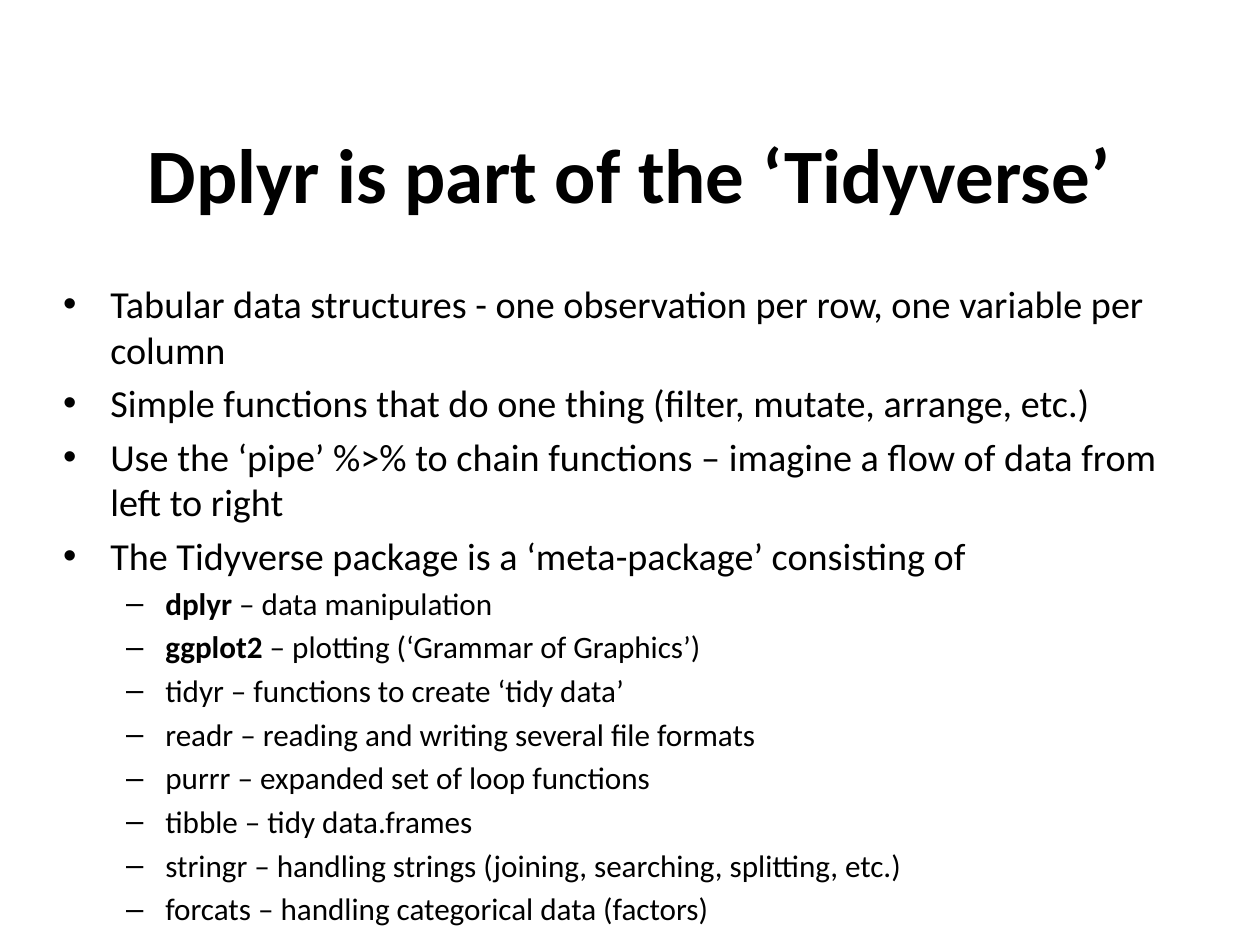
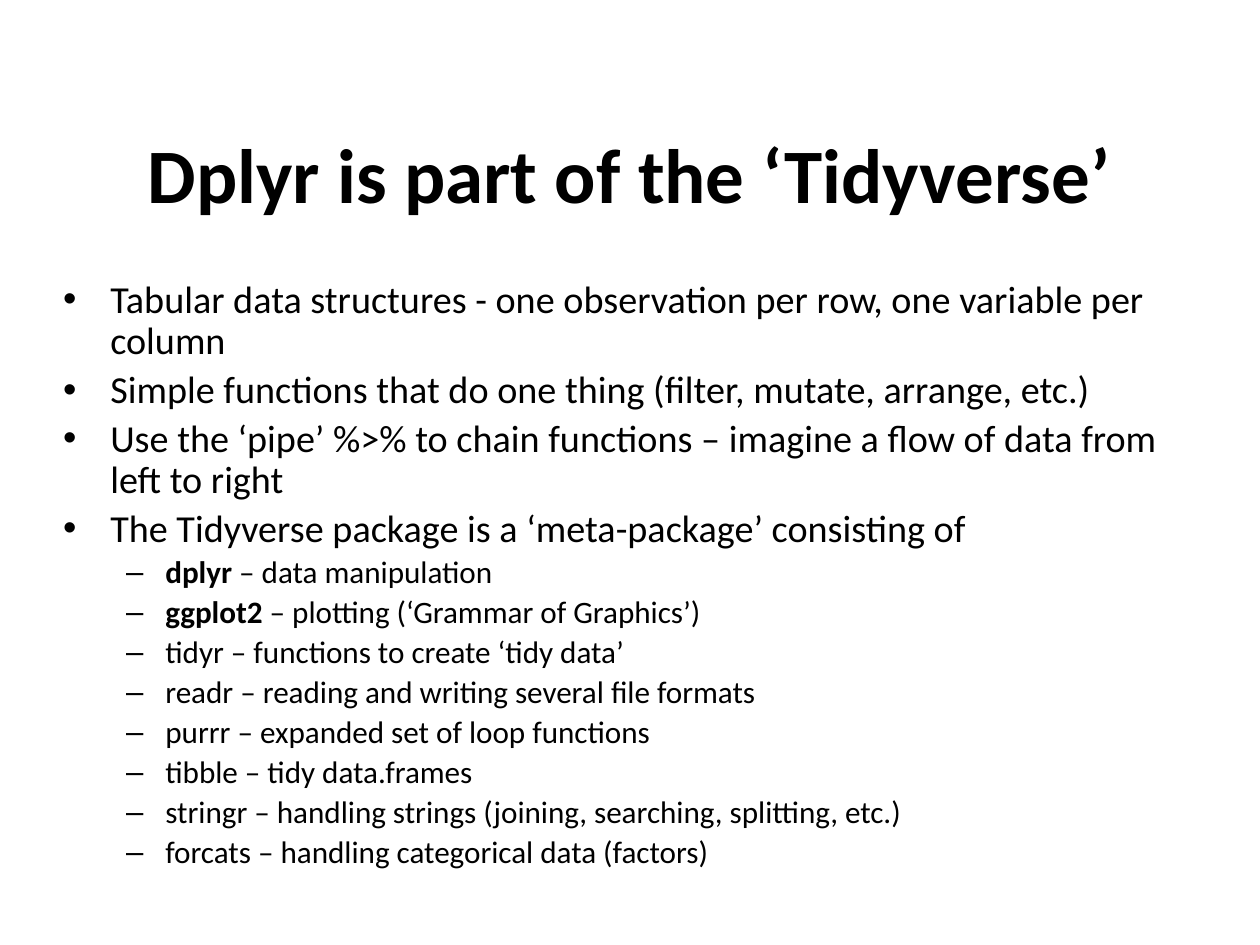
Before and after one commit to sraorao/data_analysis_visualisation_R_TT2024, a slide deck: slide 8 of powerpoint files/Session1.pptx (slide 7 before the commit). Drawn at 1260x945 pixels with LibreOffice and Linux fonts; fonts in the diff are those of the drawing. Boxes give left, top, right and bottom in pixels: in the first picture for what was removed or moved away, otherwise in the second. Text is boxed around its words. In the diff, an @@ line names an element or a change of style, - is before the commit and + after.

```diff
--- a/powerpoint files/Session1.pptx
+++ b/powerpoint files/Session1.pptx
@@ text "Tabular data structures - one ..." at (110,286,1156,869): line spacing 1 to 0.9 @@
```
Also in this commit, not shown: 2 other slides changed, 1 slide added, 8 other files.
